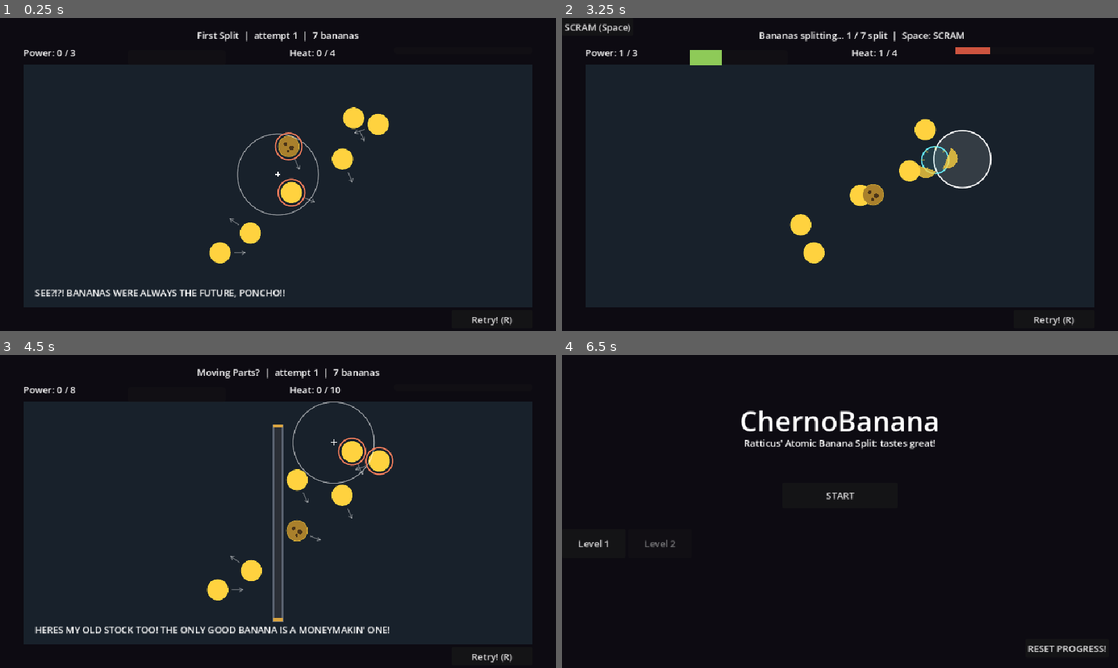
Above: before the commit, frames 1-4 (two rows, left to right).
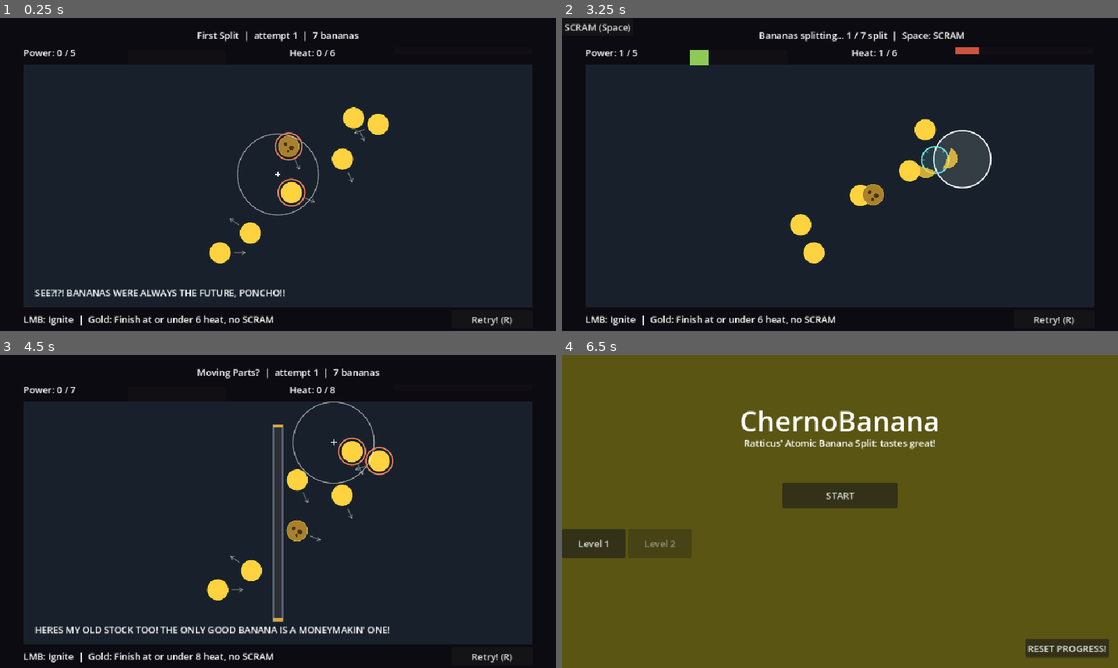
Above: after the commit, the same moments.

Repository: UnderstoodUseYourUsernameHere/banana-fission
Game: Godot game, scene res://scenes/main.tscn
Same seed, same stepped clock (60 frames per second), same inputs: the game is played once before the commit and once after it.
Inputs (mouse positions are in pixels of both pictures, inside the frame that each line leads up to):
- Up to frame 1 (0.25 s): no input
- Up to frame 2 (3.25 s): click "Retry! (R)" at 0.5 s; click "Retry! (R)" at 1.25 s; click "Retry! (R)" at 2 s; tap Enter at 2.75 s; move the mouse to (962, 158) at 2.77 s; hold Right from 2.78 s (still down); hold Space (scram) from 2.78 s (still down); click (962, 158) at 2.92 s
- Up to frame 3 (4.5 s): release Right at 3.5 s; release Space (scram) at 3.5 s; drag from (166, 527) to (250, 574) at 3.52 s; move the mouse to (333, 442) at 4.27 s; hold Right from 4.28 s (still down); hold N (next_level) from 4.28 s (still down)
- Up to frame 4 (6.5 s): tap Space (scram) at 4.55 s; release Right at 5 s; release N (next_level) at 5 s; drag from (812, 574) to (673, 464) at 5.02 s; move the mouse to (1006, 558) at 5.77 s; hold Left from 5.78 s (still down); hold Space (scram) from 5.78 s (still down); tap Alt at 5.85 s; tap Escape (menu) at 6.4 s

The runs differ from the first frame. In frame 1, 0.6% of the frame differs, in the area x 4-61%, y 10-99%; in frame 2, 0.8%; in frame 3, 0.6%; in frame 4, 99%, in the area x 0-100%, y 0-100%.

Commit message:
feat: add level clear ratings dependent on whether or not SCRAM was used

Diff:
--- a/scenes/levels/level_01.tscn
+++ b/scenes/levels/level_01.tscn
@@ -7,8 +7,9 @@
 script = ExtResource("1_i2aat")
 title = "First Split"
 ratticus_line = "SEE?!?! BANANAS WERE ALWAYS THE FUTURE, PONCHO!!"
-power_target = 3
-heat_limit = 4
+power_target = 5
+heat_limit = 6
+gold_heat_limit = 7
 
 [node name="Banana" parent="." unique_id=993941136 instance=ExtResource("2_2djvx")]
 position = Vector2(500, 300)
--- a/scenes/levels/level_02.tscn
+++ b/scenes/levels/level_02.tscn
@@ -8,8 +8,9 @@
 script = ExtResource("1_vq1pa")
 title = "Moving Parts?"
 ratticus_line = "HERES MY OLD STOCK TOO! THE ONLY GOOD BANANA IS A MONEYMAKIN' ONE!"
-power_target = 8
-heat_limit = 10
+power_target = 7
+heat_limit = 8
+gold_heat_limit = 9
 
 [node name="Banana" parent="." unique_id=993941136 instance=ExtResource("2_c5o3r")]
 position = Vector2(500, 300)
--- a/scenes/main.tscn
+++ b/scenes/main.tscn
@@ -58,6 +58,7 @@
 text = "RATTICUS' BANANILATOR"
 
 [node name="Help" type="Label" parent="HUD" unique_id=395654825]
+unique_name_in_owner = true
 offset_left = 40.0
 offset_top = 508.0
 offset_right = 600.0
--- a/scenes/title.tscn
+++ b/scenes/title.tscn
@@ -18,7 +18,7 @@
 anchor_bottom = 1.0
 grow_horizontal = 2
 grow_vertical = 2
-color = Color(0.050980393, 0.043137256, 0.07058824, 1)
+color = Color(0.3529412, 0.33333334, 0.07450981, 1)
 
 [node name="Heading" type="Label" parent="." unique_id=162009779]
 layout_mode = 0
--- a/scripts/level.gd
+++ b/scripts/level.gd
@@ -5,3 +5,4 @@
 @export_multiline var ratticus_line: String = ""
 @export_range(1, 100, 1) var power_target: int = 6
 @export_range(1, 100, 1) var heat_limit: int = 7
+@export_range(0, 100, 1) var gold_heat_limit: int = 6
--- a/scripts/main.gd
+++ b/scripts/main.gd
@@ -32,6 +32,7 @@
 @onready var retry_button: Button = $%Retry
 @onready var continue_button: Button = $%Continue
 @onready var scram_button: Button = $%Scram
+@onready var help_label: Label = $%Help
 
 var state: RoundState = RoundState.AIMING
 var split_count: int = 0
@@ -41,6 +42,7 @@
 var power_total: int = 0
 var heat_total: int = 0
 var scram_used: bool = false
+var earned_stars: int = 0
 
 func _ready() -> void:
 	_load_level()
@@ -52,6 +54,7 @@
 	continue_button.pressed.connect(_on_continue_pressed)
 	scram_button.pressed.connect(_use_scram)
 	scram_button.visible = false
+	help_label.text = "LMB: Ignite  |  Gold: Finish at or under %d heat, no SCRAM" % mini(level.gold_heat_limit, heat_limit)
 	_update_status()
 	print("Bananilator ready!")
 
@@ -170,6 +173,7 @@
 		pulse.queue_free()
 
 	active_pulses.clear()
+	earned_stars = _calculate_stars()
 	continue_button.visible = _won()
 	if _won():
 		Progress.record_clear()
@@ -188,11 +192,11 @@
 			status.text = "Bananas splitting... %d / %d split%s" % [split_count, bananas.size(), scram_hint]
 		RoundState.COMPLETE:
 			if heat_total > heat_limit:
-				status.text = "OVERHEATED! Heat %d / %d  |  R to retry!" % [heat_total, heat_limit]
-			elif power_total >= power_target:
-				status.text = "%sSTABLE! Power %d  |  Heat %d  | R to retry!" % [scram_prefix, power_total, heat_total]
+				status.text = "OVERHEATED! Rating 0/3  |  Heat %d / %d  |  R to retry!" % [heat_total, heat_limit]
+			elif _won():
+				status.text = "%sSTABLE! Rating %d/3  |  Power %d  |  Heat %d" % [scram_prefix, earned_stars, power_total, heat_total]
 			else:
-				status.text = "%sNOT ENOUGH POWER: %d / %d  |  R to retry?" % [scram_prefix, power_total, power_target]
+				status.text = "%sNOT ENOUGH POWER! Rating 0/3  |  Power %d  |  Heat %d  |  R to retry!" % [scram_prefix, power_total, power_target]
 
 func _update_readouts() -> void:
 	power_label.text = "Power: %d / %d" % [power_total, power_target]
@@ -268,3 +272,17 @@
 	else:
 		Progress.current_level += 1
 	get_tree().reload_current_scene()
+
+func _calculate_stars() -> int:
+	if not _won():
+		return 0
+
+	if scram_used:
+		return 1
+
+	var gold_limit: int = mini(level.gold_heat_limit, heat_limit)
+
+	if heat_total <= gold_limit:
+		return 3
+
+	return 2
